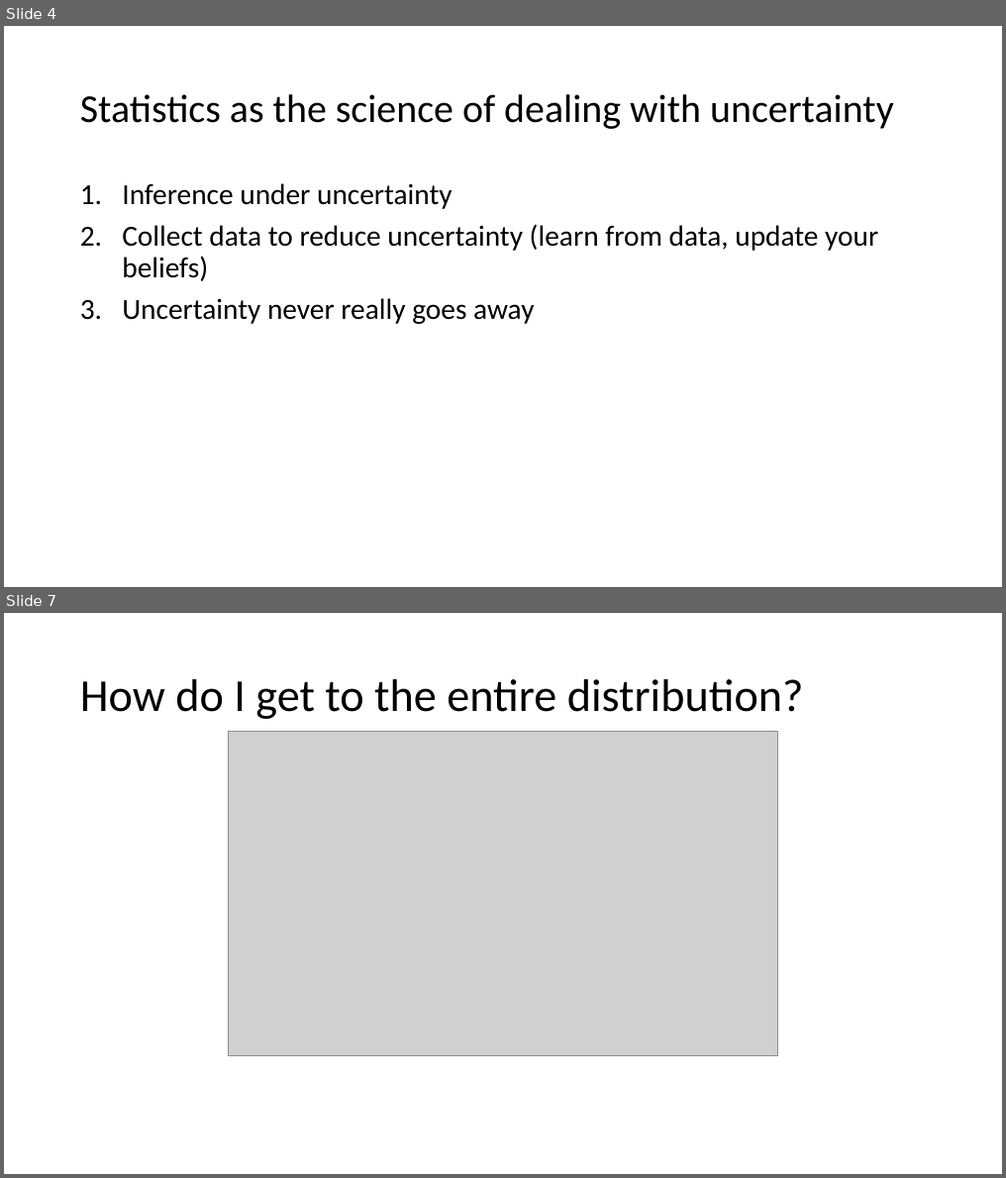
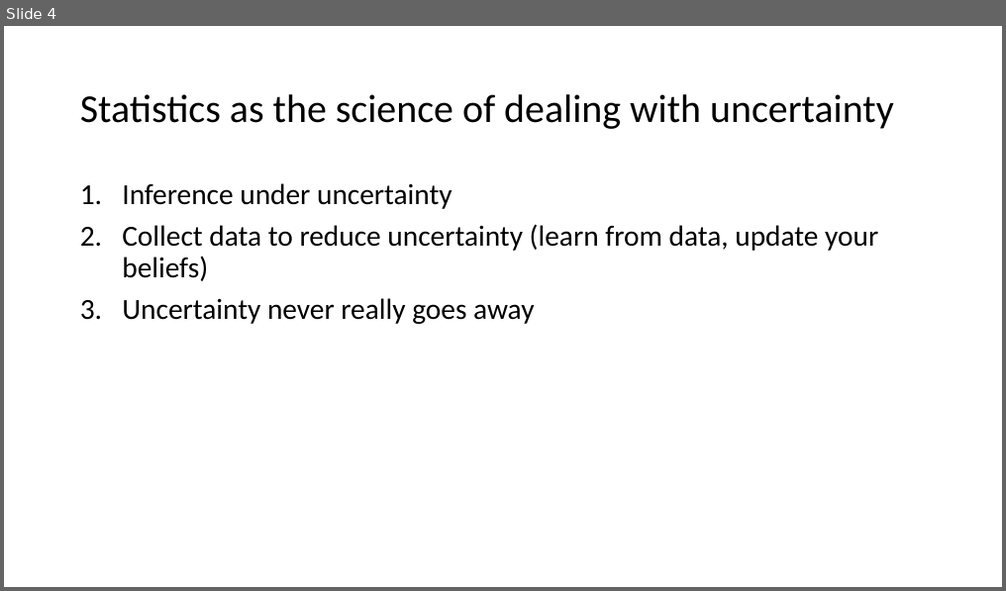
Before and after one commit to julianquandt/M3-brms-intro, a slide deck: intro_to_brms.pptx. Shown one above the other, each under a label of ours: slides 4 and 7 before the commit, slide 4 after it; the slides between them are not shown. The pictures are 1006x1178 and 1006x591 pixels, drawn with LibreOffice and Linux fonts; fonts in the diff are those of the drawing; grey boxes stand for pictures. Boxes give left, top, right and bottom in pixels: in the first picture for what was removed or moved away, otherwise in the second. Text is boxed around its words. In the diff, an @@ line names an element or a change of style, - is before the commit and + after.

Commit message:
Finalize slides to emphasize difference between point estimates and distributions; add to reading list; knot example.rmd (but check again)

```diff
--- a/intro_to_brms.pptx
+++ b/intro_to_brms.pptx
@@ slide 7 removed at box(4, 613, 1002, 1174), background #FFFFFF @@
@@ title removed at box(80, 679, 804, 719) @@
-How do I get to the entire distribution?
@@ picture removed at box(228, 731, 777, 1056) @@
```
Also in this commit, not shown: 7 slides changed, 4 slides added, 2 other slides removed, 16 other files.
